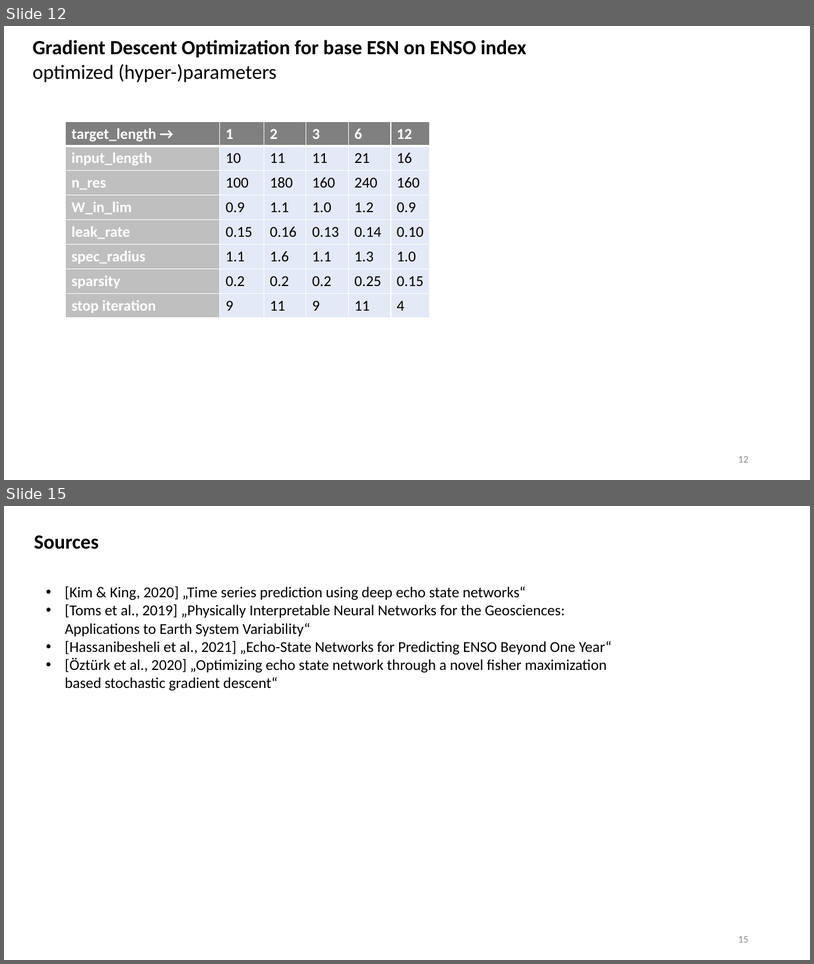
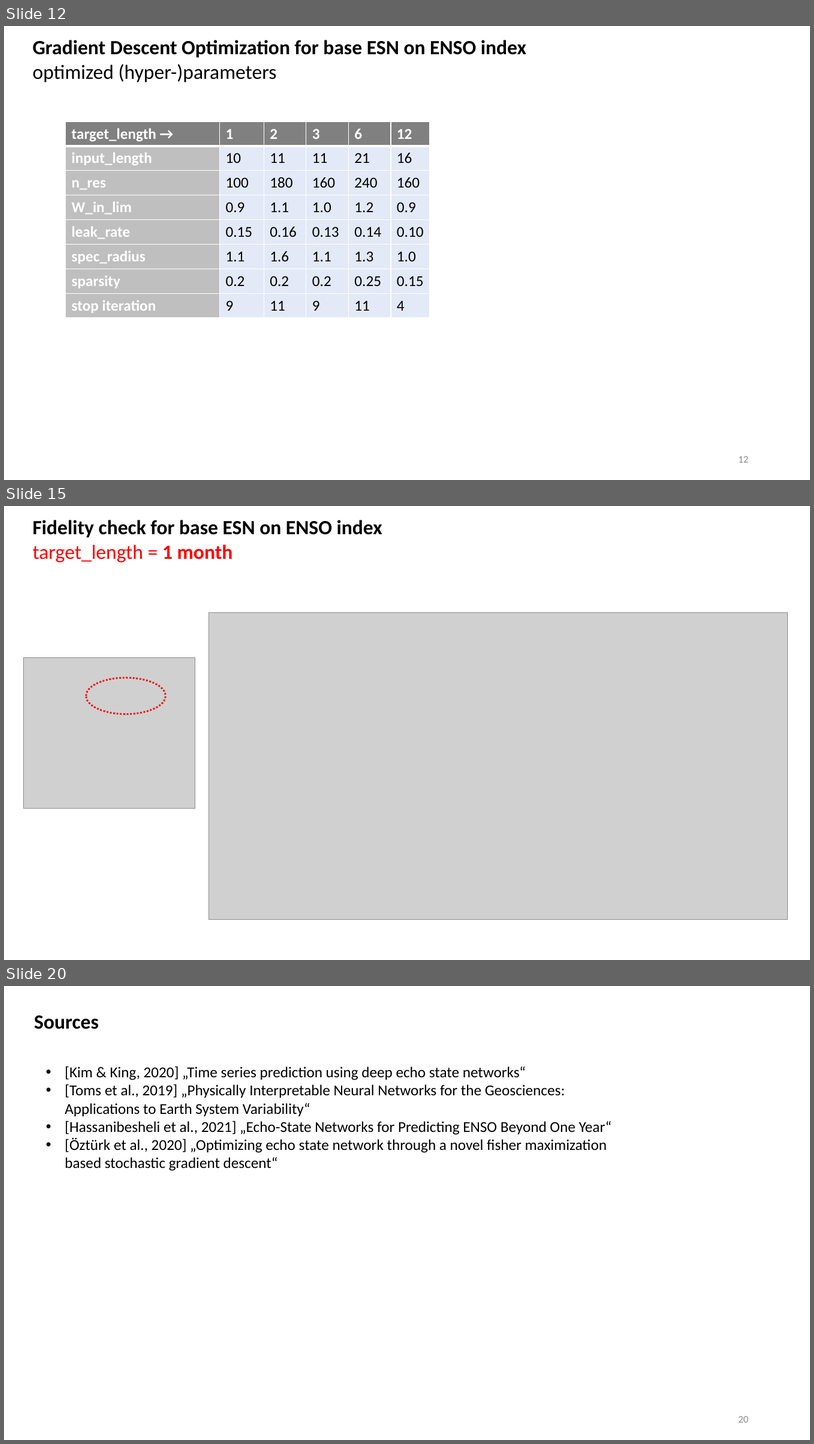
Before and after one commit to MarcoLandtHayen/EchoStateNetworks, a slide deck: ESN_exp06_ENSO.pptx. Shown one above the other, each under a label of ours: slides 12 and 15 before the commit, slides 12, 15 and 20 after it; the slides between them are not shown. The pictures are 814x964 and 814x1444 pixels, drawn with LibreOffice and Linux fonts; fonts in the diff are those of the drawing; grey boxes stand for pictures. Boxes give left, top, right and bottom in pixels: in the first picture for what was removed or moved away, otherwise in the second. Text is boxed around its words. In the diff, an @@ line names an element or a change of style, - is before the commit and + after.

Commit message:
finished ESN_esp06_ENSO

```diff
--- a/ESN_exp06_ENSO.pptx
+++ b/ESN_exp06_ENSO.pptx
@@ slide 15 added at [4, 506, 810, 960], background #FFFFFF @@
@@ text added at [33, 520, 383, 562], 24 pt, text #000000, bold @@
+Fidelity check for base ESN on ENSO index
+target_length = 1 month
@@ picture added at [209, 612, 788, 919] @@
@@ picture added at [23, 657, 195, 808] @@
@@ ellipse added at [86, 678, 166, 714], outline #FF0000 2 pt dashed @@
@@ what was slide 15 is now slide 20 @@
@@ page number at [738, 1416, 749, 1422]: text changed @@
-15
+20
```
Also in this commit, not shown: 2 slides changed, 4 other slides added, 1 other file.
